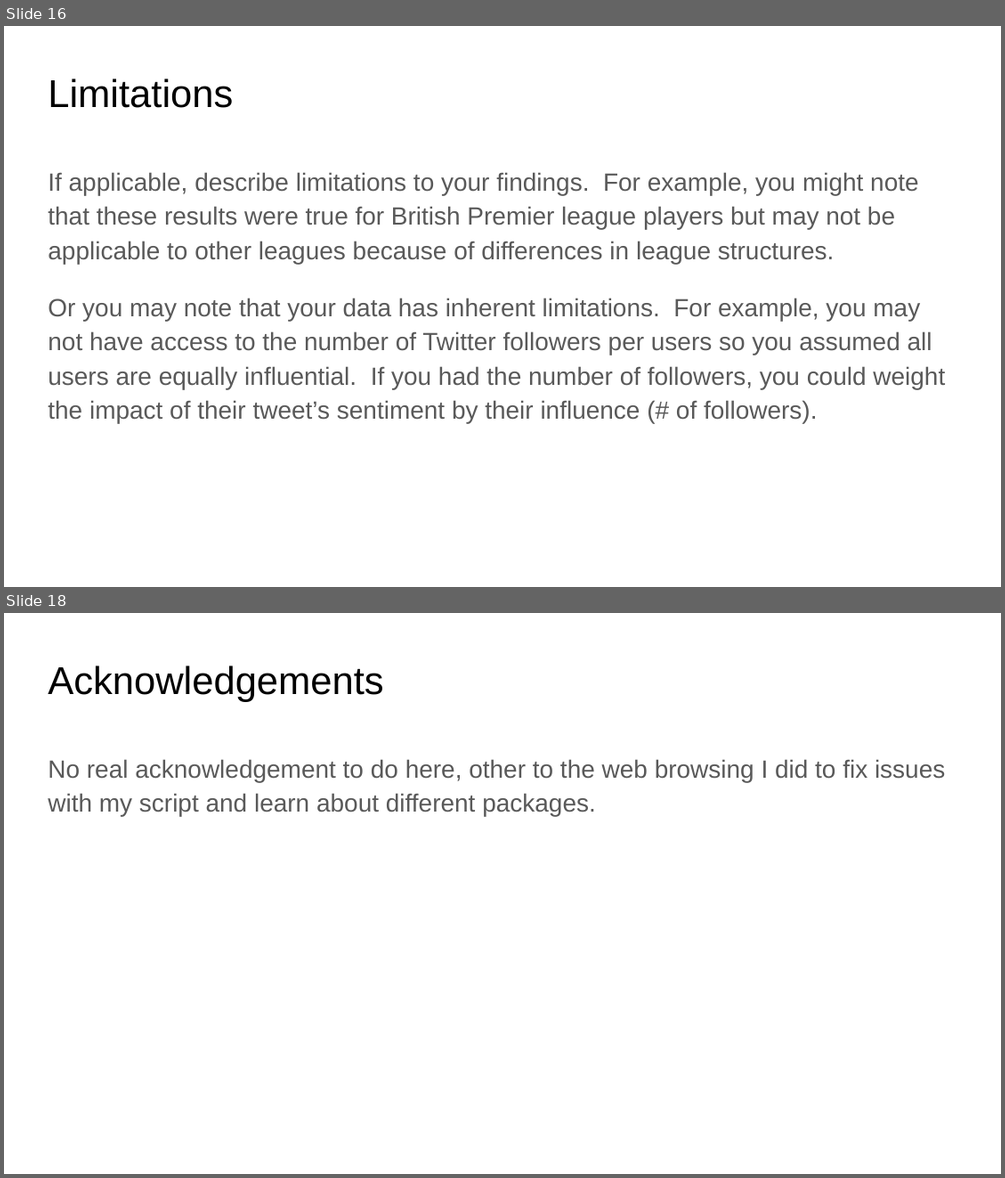
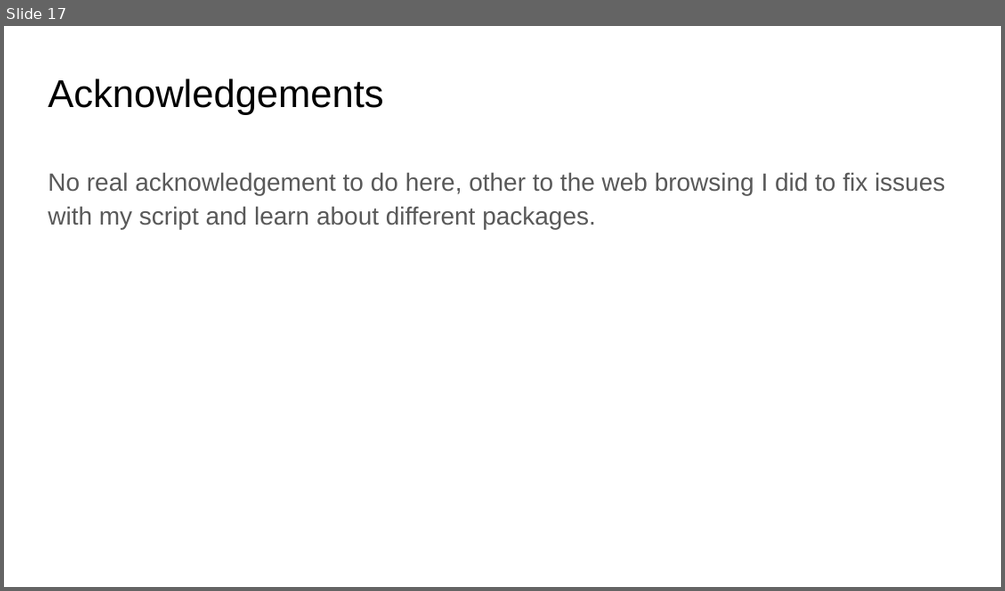
Before and after one commit to marianambc/PythonExercises, a slide deck: DSE_200X_FinalProject_Mariana.pptx. Shown one above the other, each under a label of ours: slides 16 and 18 before the commit, slide 17 after it; the slides between them are not shown. The pictures are 1005x1178 and 1005x591 pixels, drawn with LibreOffice and Linux fonts; fonts in the diff are those of the drawing. Boxes give left, top, right and bottom in pixels: in the first picture for what was removed or moved away, otherwise in the second. Text is boxed around its words. In the diff, an @@ line names an element or a change of style, - is before the commit and + after.

```diff
--- a/DSE_200X_FinalProject_Mariana.pptx
+++ b/DSE_200X_FinalProject_Mariana.pptx
@@ slide 16 removed at box(4, 26, 1001, 587), background #FFFFFF @@
@@ title removed at box(48, 79, 233, 108) @@
-Limitations
@@ text removed at box(48, 172, 945, 424) @@
-If applicable, describe limitations to your findings. For example, you might note that these results were true for British Premier league players but may not be applicable to other leagues because of differences in league structures.
-Or you may note that your data has inherent limitations. For example, you may not have access to the number of Twitter followers per users so you assumed all users are equally influential. If you had the number of followers, you could weight the impact of their tweet’s sentiment by their influence (# of followers).
@@ what was slide 18 is now slide 17 @@
```
Also in this commit, not shown: 4 slides changed, 3 slides added, 3 other slides removed, 17 other files.
